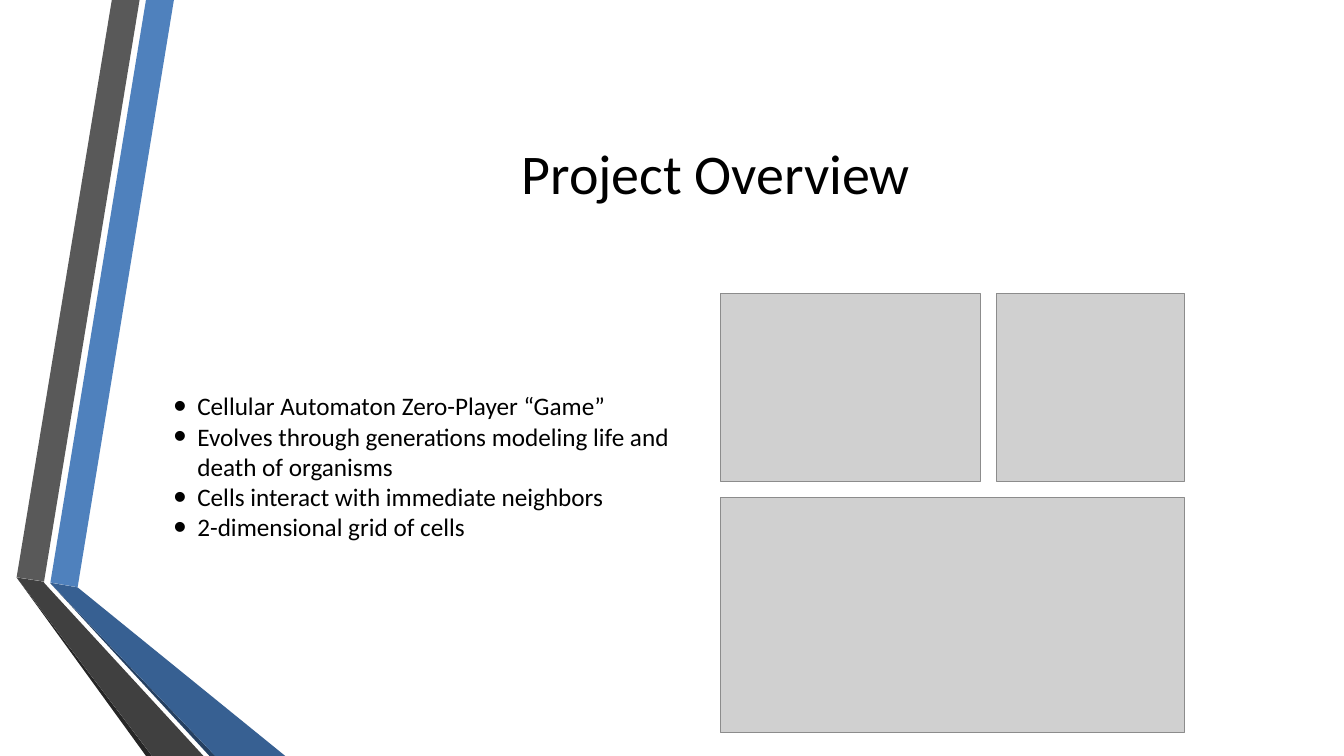
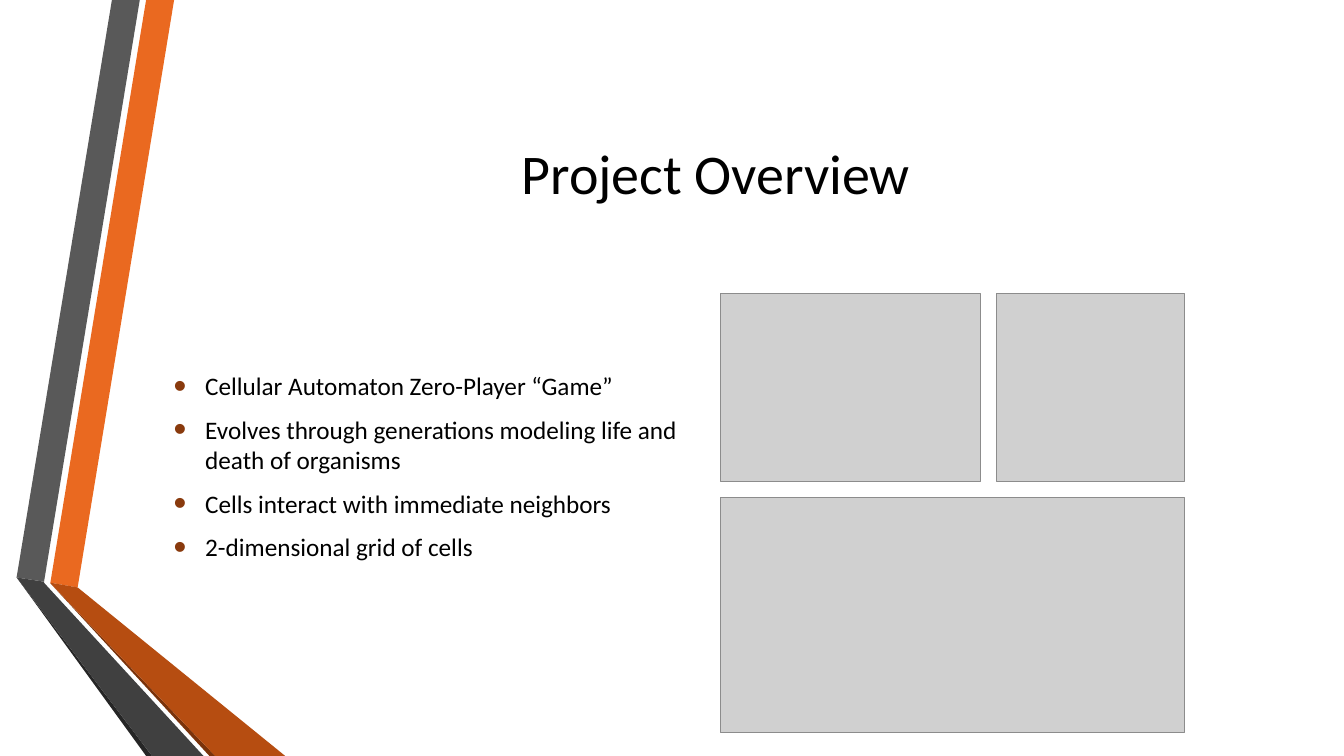
Before and after one commit to eweill/ConwayGameOfLife, a slide deck: slide 3 of presentation/ConwayGameOfLife.pptx. Drawn at 1344x756 pixels with LibreOffice and Linux fonts; fonts in the diff are those of the drawing; grey boxes stand for pictures; background and template pictures are left out. Boxes give left, top, right and bottom in pixels: in the first picture for what was removed or moved away, otherwise in the second. Text is boxed around its words. In the diff, an @@ line names an element or a change of style, - is before the commit and + after.

```diff
--- a/presentation/ConwayGameOfLife.pptx
+++ b/presentation/ConwayGameOfLife.pptx
@@ freeform shape at <box>50,0,174,588</box>: fill #4F81BD to #EA6920; outline redrawn @@
@@ text "Cellular Automaton Zero-Player “Game”" at <box>205,377,677,561</box>: indent changed; more space between paragraphs @@
@@ outline redrawn in 3 elements at <box>16,0,139,582</box>, <box>16,578,151,756</box>, <box>16,578,203,756</box> @@
@@ freeform shape at <box>50,584,216,756</box>: fill #254061 to #7A330B; outline redrawn @@
@@ freeform shape at <box>50,583,285,756</box>: fill #376092 to #B64D11; outline redrawn @@
```
Also in this commit, not shown: 8 other slides changed, 14 other files.
